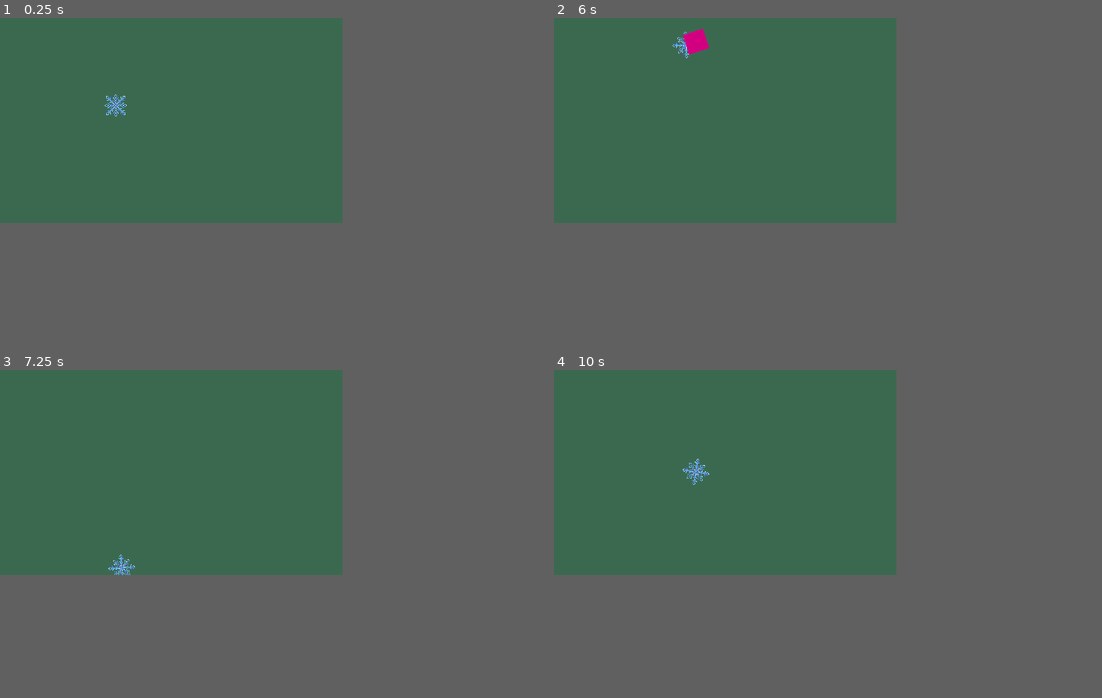
Above: before the commit, frames 1-4 (two rows, left to right).
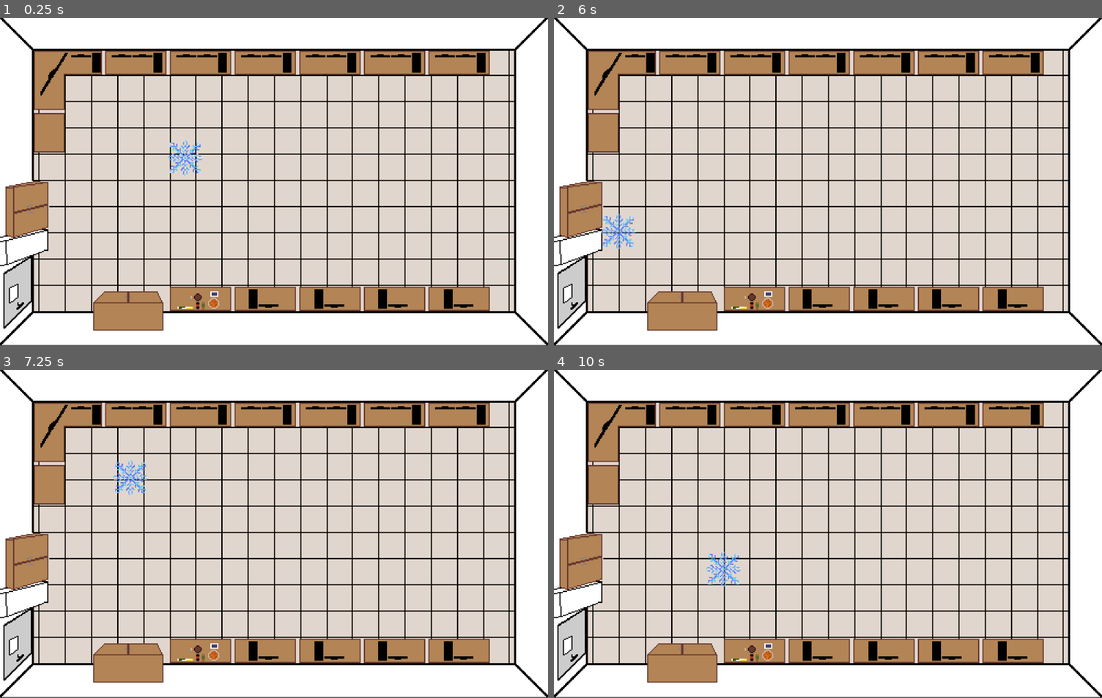
Above: after the commit, the same moments.

Repository: marioxaxa/floquinho
Game: Godot game, scene res://node_2d.tscn
Same seed, same stepped clock (60 frames per second), same inputs: the game is played once before the commit and once after it.
Inputs (mouse positions are in pixels of both pictures, inside the frame that each line leads up to):
- Up to frame 1 (0.25 s): no input
- Up to frame 2 (6 s): tap Enter at 0.5 s; move the mouse to (800, 109) at 0.52 s; click (800, 109) at 0.67 s; tap Space at 1.25 s; drag from (658, 129) to (707, 162) at 1.27 s; move the mouse to (762, 77) at 2.02 s; click (762, 77) at 2.17 s; drag from (707, 162) to (619, 90) at 2.77 s; move the mouse to (828, 152) at 3.52 s; click (828, 152) at 3.67 s; drag from (619, 90) to (674, 70) at 4.27 s; move the mouse to (740, 119) at 5.02 s; click (740, 119) at 5.17 s; drag from (674, 70) to (658, 129) at 5.77 s
- Up to frame 3 (7.25 s): move the mouse to (246, 461) at 6.52 s; click (246, 461) at 6.67 s
- Up to frame 4 (10 s): drag from (658, 481) to (707, 514) at 7.27 s; move the mouse to (762, 429) at 8.02 s; click (762, 429) at 8.17 s; drag from (707, 514) to (619, 442) at 8.77 s; move the mouse to (828, 504) at 9.52 s; click (828, 504) at 9.67 s
The window is 500x300 before the commit and 800x480 after it. Grey fills any space a smaller window leaves; there, only what the larger window draws over its background counts as a difference.

The runs differ from the first frame. In frame 1, 70% of the frame differs, in the area x 0-100%, y 0-100%; in frame 2, 70%; in frame 3, 70%; in frame 4, 70%.

Commit message:
atualização

Diff:
--- a/node_2d.tscn
+++ b/node_2d.tscn
@@ -1,6 +1,7 @@
-[gd_scene load_steps=11 format=3 uid="uid://v0xkl8mdy0ip"]
+[gd_scene load_steps=14 format=3 uid="uid://v0xkl8mdy0ip"]
 
 [ext_resource type="Script" uid="uid://cibcpahujuvar" path="res://personagem.gd" id="1_0e48y"]
+[ext_resource type="Texture2D" uid="uid://cq3n6l621tuv6" path="res://Sprite-00002.png" id="1_epypp"]
 [ext_resource type="Texture2D" uid="uid://bfkjctt1v58d7" path="res://Sprite-0003.png" id="2_epypp"]
 
 [sub_resource type="SegmentShape2D" id="SegmentShape2D_0hol4"]
@@ -25,15 +26,31 @@
 friction = 0.0
 bounce = 1.0
 
+[sub_resource type="GDScript" id="GDScript_epypp"]
+
 [sub_resource type="RectangleShape2D" id="RectangleShape2D_4d7sh"]
 size = Vector2(24, 24)
 
+[sub_resource type="ParticleProcessMaterial" id="ParticleProcessMaterial_epypp"]
+particle_flag_disable_z = true
+emission_shape = 1
+emission_sphere_radius = 19.5
+angular_velocity_min = -264.83
+angular_velocity_max = 41.38
+radial_velocity_min = -160.92
+radial_velocity_max = 80.46
+gravity = Vector3(0, 0, 0)
+color = Color(0.09, 0.696666, 1, 1)
+hue_variation_min = -0.1
+hue_variation_max = 0.04
+anim_speed_max = 5.15
+
 [node name="Fase teste" type="Node2D"]
 
-[node name="ColorRect" type="ColorRect" parent="."]
-offset_right = 500.0
-offset_bottom = 300.0
-color = Color(0.230789, 0.412132, 0.312345, 1)
+[node name="Sprite-00002" type="Sprite2D" parent="."]
+texture_filter = 1
+position = Vector2(250, 149)
+texture = ExtResource("1_epypp")
 
 [node name="Camera2D" type="Camera2D" parent="."]
 anchor_mode = 0
@@ -57,35 +74,46 @@
 shape = SubResource("SegmentShape2D_d21ai")
 
 [node name="CollisionShape2D2" type="CollisionShape2D" parent="Paredes/StaticBody2D"]
-position = Vector2(224, -96)
+position = Vector2(220, -66)
 shape = SubResource("RectangleShape2D_0e48y")
 
 [node name="CollisionShape2D3" type="CollisionShape2D" parent="Paredes/StaticBody2D"]
-position = Vector2(259, 396)
+position = Vector2(269, 366)
 shape = SubResource("RectangleShape2D_0e48y")
 
 [node name="CollisionShape2D4" type="CollisionShape2D" parent="Paredes/StaticBody2D"]
-position = Vector2(-173, 165)
+position = Vector2(-144, 164)
 shape = SubResource("RectangleShape2D_epypp")
 
 [node name="CollisionShape2D5" type="CollisionShape2D" parent="Paredes/StaticBody2D"]
-position = Vector2(676, 144)
+position = Vector2(644, 148)
 shape = SubResource("RectangleShape2D_epypp")
 
 [node name="Personagem" type="RigidBody2D" parent="."]
 position = Vector2(169, 128)
 physics_material_override = SubResource("PhysicsMaterial_rj586")
 gravity_scale = 0.0
+lock_rotation = true
+linear_damp = 1.0
 script = ExtResource("1_0e48y")
 
 [node name="Sprite2D" type="Sprite2D" parent="Personagem"]
 texture_filter = 1
 texture = ExtResource("2_epypp")
+script = SubResource("GDScript_epypp")
 
 [node name="CollisionShape2D" type="CollisionShape2D" parent="Personagem"]
 shape = SubResource("RectangleShape2D_4d7sh")
 
 [node name="Line2D" type="Line2D" parent="Personagem"]
 width = 30.0
-default_color = Color(0.822426, 3.36915e-06, 0.507421, 1)
+default_color = Color(0.823529, 0, 0.505882, 0)
 antialiased = true
+
+[node name="GPUParticles2D" type="GPUParticles2D" parent="Personagem"]
+texture_filter = 1
+texture_repeat = 2
+amount = 20
+lifetime = 1.22
+trail_enabled = true
+process_material = SubResource("ParticleProcessMaterial_epypp")
--- a/personagem.gd
+++ b/personagem.gd
@@ -1,39 +1,62 @@
-extends RigidBody2D  # Confere que este nó suporta apply_central_impulse
+extends RigidBody2D
 
-@onready var line: Line2D = $Line2D  # Nó filho criado no editor
+# -- Configurações ajustáveis no Inspector --
+@export var SHOT_POWER: float = 4.0           # Multiplicador da força do tiro
+@export var max_pull_distance: float = 50.0  # Distância máxima que a linha pode ser puxada (pixels)
+@export var max_speed: float = 500.0          # Velocidade máxima permitida (pixels/segundo)
+
+# -- Referências a nós filhos --
+@onready var line: Line2D = $Line2D  # Certifique-se de ter adicionado um Line2D como filho
+
+
+
+
+# -- Estado interno --
 var start_pos: Vector2 = Vector2.ZERO
 var dragging: bool = false
-const SHOT_POWER: float = 10.0  # Multiplicador para calibrar a força do tiro
 
 func _ready() -> void:
-	# Esconde o indicador até o início do arraste
+	# Esconde o indicador até começar a arrastar
 	line.visible = false
 
 func _input(event: InputEvent) -> void:
-	# Inicia arraste ao pressionar o botão esquerdo
+	# Inicia arraste ao clicar com o botão esquerdo
 	if event is InputEventMouseButton and event.button_index == MOUSE_BUTTON_LEFT:
 		if event.pressed:
 			start_pos = event.position
 			dragging = true
 			line.visible = false
 		else:
-			# Soltou: dispara a bola
+			# Ao soltar, dispara a bola
 			dragging = false
 			_shoot_ball(event.position)
-	# Atualiza indicador enquanto arrasta
+	# Enquanto arrasta, atualiza o indicador
 	elif event is InputEventMouseMotion and dragging:
 		_update_indicator(start_pos, event.position)
 
 func _update_indicator(start_pos: Vector2, current_pos: Vector2) -> void:
+	# Calcula vetor bruto de arraste
+	var raw_dir = start_pos - current_pos
+	# Limita o comprimento desse vetor
+	var drag_vec = raw_dir.limit_length(max_pull_distance)
+	# Atualiza Line2D
 	line.visible = true
-	var dir = start_pos - current_pos
-	line.points = [Vector2.ZERO, dir]
-	line.rotation = dir.angle()
+	line.points = [Vector2.ZERO, drag_vec]
+	line.rotation = drag_vec.angle()
 
 func _shoot_ball(end_pos: Vector2) -> void:
+	# Esconde o indicador
 	line.visible = false
-	var dir = (start_pos - end_pos).normalized()
-	var strength = (start_pos - end_pos).length()
-	# Aplica o impulso diretamente no centro do corpo
+	# Reaplica o mesmo clamp usado no indicador
+	var raw_dir = start_pos - end_pos
+	var shoot_vec = raw_dir.limit_length(max_pull_distance)
+	var dir = shoot_vec.normalized()
+	var strength = shoot_vec.length()
+	# Aplica impulso no centro de massa
 	apply_central_impulse(dir * strength * SHOT_POWER)
-	# (Opcional) Debug: print(linear_velocity)
+
+func _integrate_forces(state: PhysicsDirectBodyState2D) -> void:
+	# Limita a velocidade máxima
+	var vel = state.linear_velocity
+	if vel.length() > max_speed:
+		state.linear_velocity = vel.normalized() * max_speed
--- a/project.godot
+++ b/project.godot
@@ -17,5 +17,8 @@
 
 [display]
 
-window/size/viewport_width=500
-window/size/viewport_height=300
+window/size/viewport_width=1500
+window/size/viewport_height=900
+window/stretch/mode="canvas_items"
+window/stretch/scale=3.0
+window/stretch/scale_mode="integer"
Binary file added: Sprite-00002.png
Not shown, added: Sprite-00002.png.import
Binary file added: Sprite-0002.png
Not shown, added: Sprite-0002.png.import
